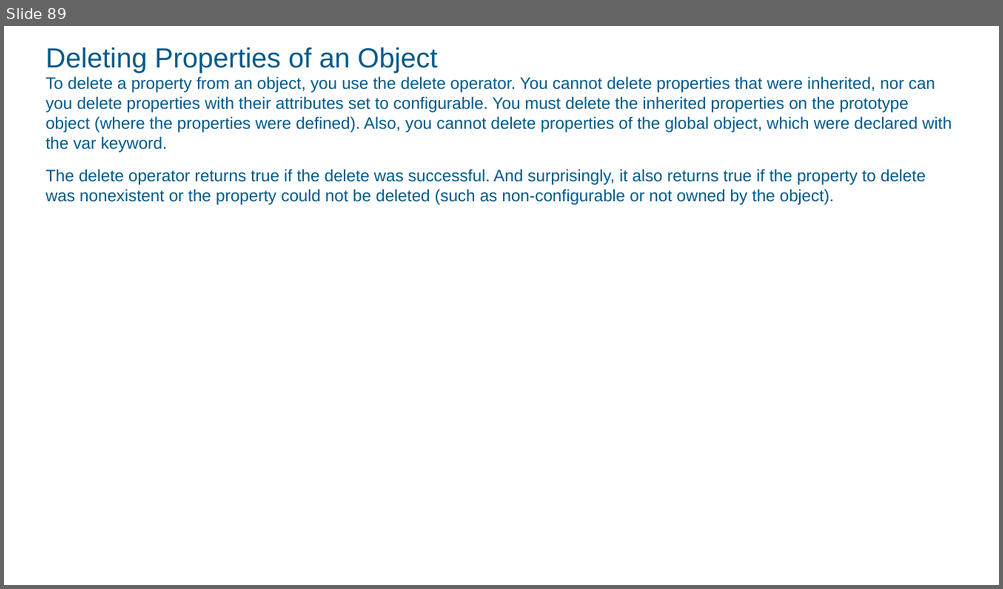
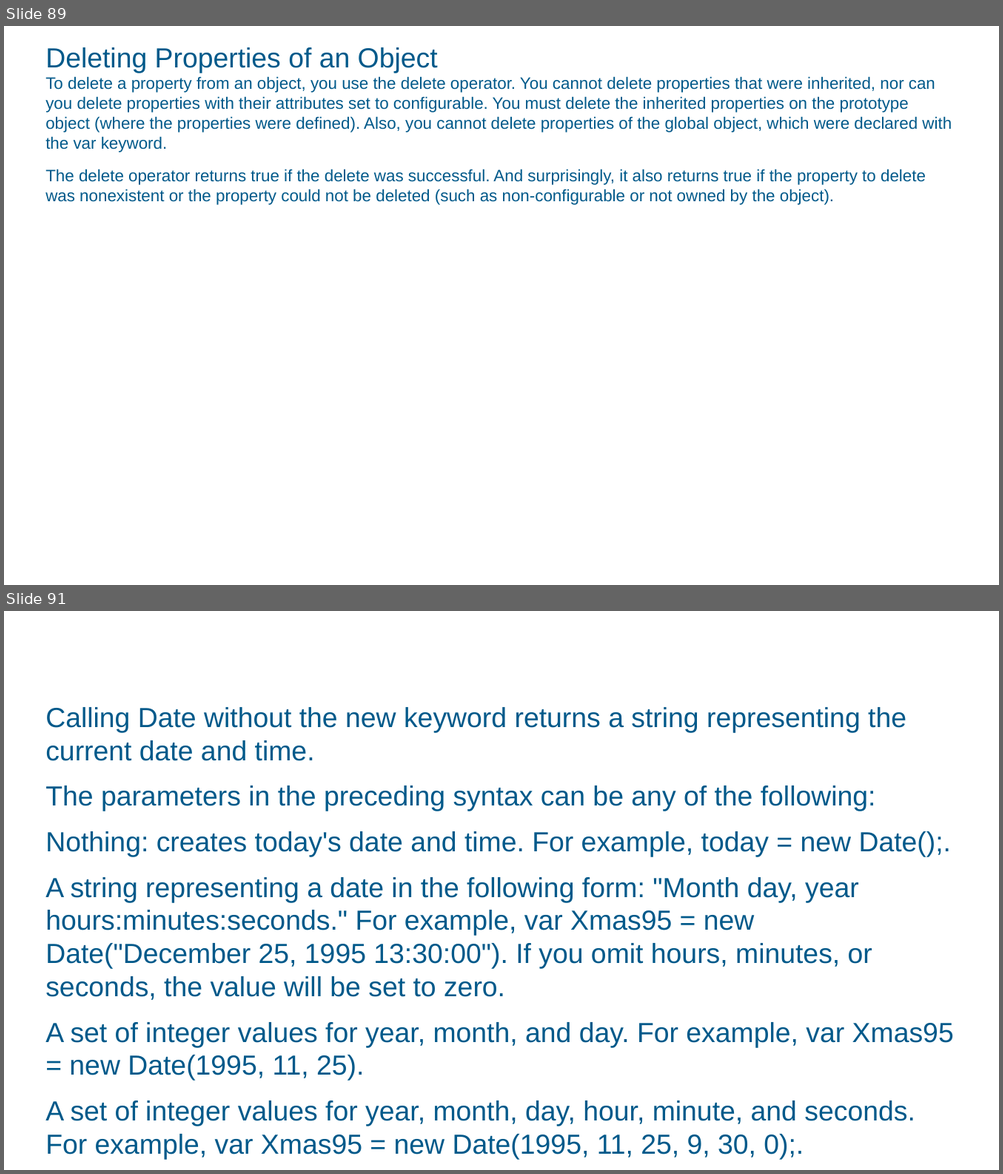
Before and after one commit to ashok07iet/java-script-sample-code, a slide deck: doc/javascript.pptx. Shown one above the other, each under a label of ours: slide 89 before the commit, slides 89 and 91 after it; the slides between them are not shown. The pictures are 1003x589 and 1003x1174 pixels, drawn with LibreOffice and Linux fonts; fonts in the diff are those of the drawing; background and template pictures are left out. Boxes give left, top, right and bottom in pixels: in the first picture for what was removed or moved away, otherwise in the second. Text is boxed around its words. In the diff, an @@ line names an element or a change of style, - is before the commit and + after.

```diff
--- a/doc/javascript.pptx
+++ b/doc/javascript.pptx
@@ slide 91 added at (4, 611, 999, 1170), background picture (left out) @@
@@ text added at (45, 707, 953, 1160), 20 pt, text #00598A @@
+Calling Date without the new keyword returns a string representing the current date and time.
+The parameters in the preceding syntax can be any of the following:
+Nothing: creates today's date and time. For example, today = new Date();.
+A string representing a date in the following form: "Month day, year hours:minutes:seconds." For example, var Xmas95 = new Date("December 25, 1995 13:30:00"). If you omit hours, minutes, or seconds, the value will be set to zero.
+A set of integer values for year, month, and day. For example, var Xmas95 = new Date(1995, 11, 25).
+A set of integer values for year, month, day, hour, minute, and seconds. For example, var Xmas95 = new Date(1995, 11, 25, 9, 30, 0);.
```
Also in this commit, not shown: 1 other slide added, 34 other files.
